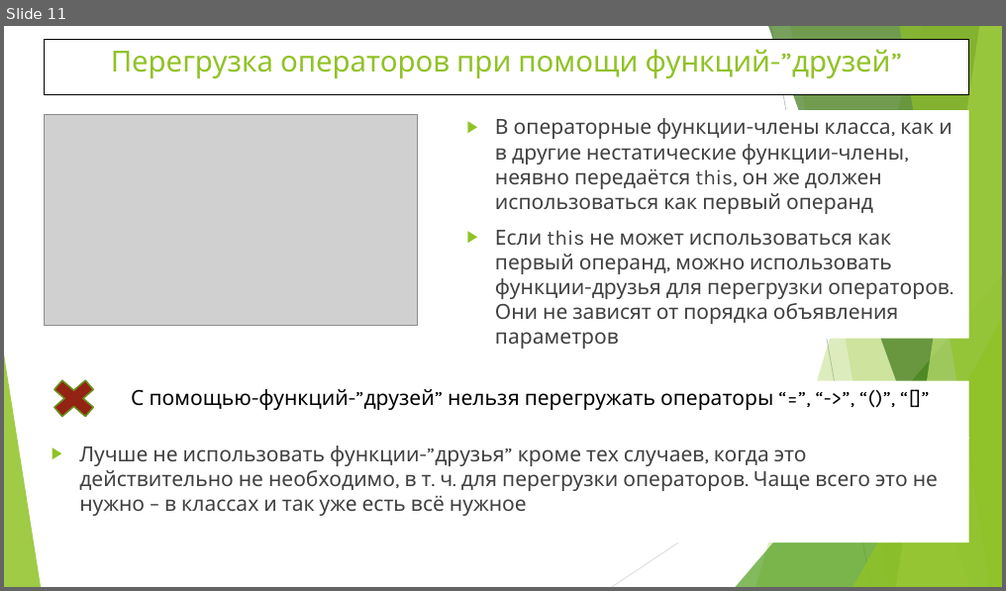
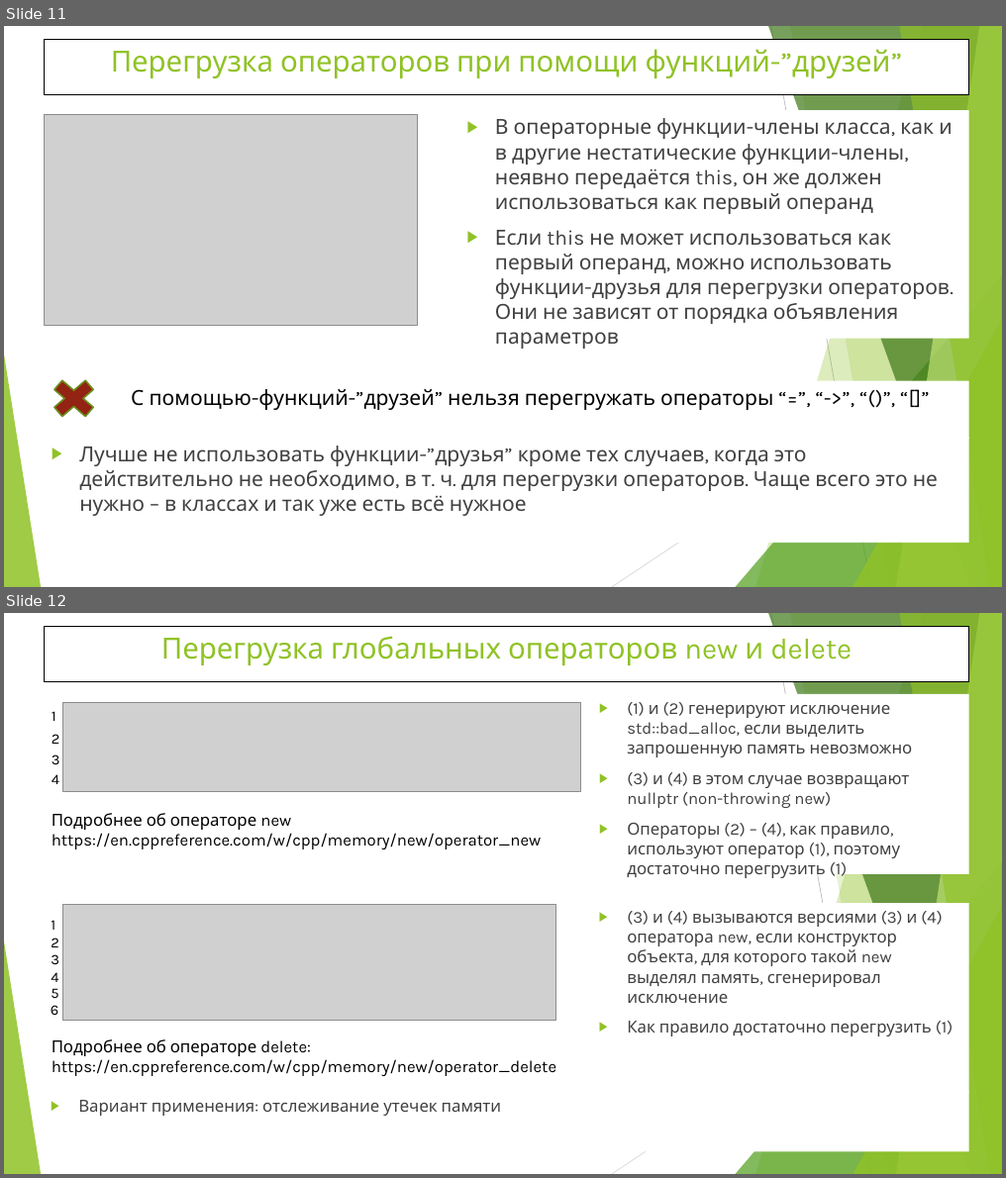
Before and after one commit to WhiteCatStudies/lectures, a slide deck: pt1/lectures/lecture4/lecture4.pptx. Shown one above the other, each under a label of ours: slide 11 before the commit, slides 11 and 12 after it. The pictures are 1006x591 and 1006x1178 pixels, drawn with LibreOffice and Linux fonts; fonts in the diff are those of the drawing; grey boxes stand for pictures. Boxes give left, top, right and bottom in pixels: in the first picture for what was removed or moved away, otherwise in the second. Text is boxed around its words. In the diff, an @@ line names an element or a change of style, - is before the commit and + after.

Commit message:
Lecture4: type cast operators overloading and minor fixes

```diff
--- a/pt1/lectures/lecture4/lecture4.pptx
+++ b/pt1/lectures/lecture4/lecture4.pptx
@@ slide 12 added at (4, 613, 1002, 1174), background #FFFFFF; not listed: 10 template elements that a slide beside it also shows @@
@@ title added at (44, 627, 969, 682), fill #FFFFFF, outline #000000 0.75 pt, 28 pt, text #90C226 @@
+Перегрузка глобальных операторов new и delete
@@ text added at (592, 694, 969, 874), fill #FFFFFF, 16 pt, text #404040 @@
+▶ (1) и (2) генерируют исключение std::bad_alloc, если выделить запрошенную память невозможно
+▶ (3) и (4) в этом случае возвращают nullptr (non-throwing new)
+▶ Операторы (2) – (4), как правило, используют оператор (1), поэтому достаточно перегрузить (1)
@@ text added at (52, 711, 56, 721), 14 pt, text #000000 @@
+1
@@ picture added at (63, 703, 581, 792) @@
@@ text added at (52, 734, 60, 744), 14 pt, text #000000 @@
+2
@@ text added at (52, 755, 60, 764), 14 pt, text #000000 @@
+3
@@ text added at (52, 774, 59, 784), 14 pt, text #000000 @@
+4
@@ text added at (52, 813, 541, 850), 16 pt, text #000000 @@
+Подробнее об операторе new
+https://en.cppreference.com/w/cpp/memory/new/operator_new
@@ picture added at (62, 905, 555, 1021) @@
@@ text added at (51, 920, 55, 930), 14 pt, text #000000 @@
+1
@@ text added at (51, 938, 59, 948), 14 pt, text #000000 @@
+2
@@ text added at (627, 911, 952, 1037), 16 pt, text #404040 @@
+▶ (3) и (4) вызываются версиями (3) и (4) оператора new, если конструктор объекта, для которого такой new выделял память, сгенерировал исключение
+▶ Как правило достаточно перегрузить (1)
@@ text added at (51, 955, 59, 964), 14 pt, text #000000 @@
+3
@@ text added at (51, 972, 58, 982), 14 pt, text #000000 @@
+4
@@ text added at (51, 988, 58, 998), 14 pt, text #000000 @@
+5
@@ text added at (51, 1005, 58, 1015), 14 pt, text #000000 @@
+6
@@ text added at (52, 1040, 556, 1076), 16 pt, text #000000 @@
+Подробнее об операторе delete:
+https://en.cppreference.com/w/cpp/memory/new/operator_delete
@@ text added at (78, 1100, 501, 1116), 16 pt, text #404040 @@
+▶ Вариант применения: отслеживание утечек памяти
```
Also in this commit, not shown: 3 other files.
